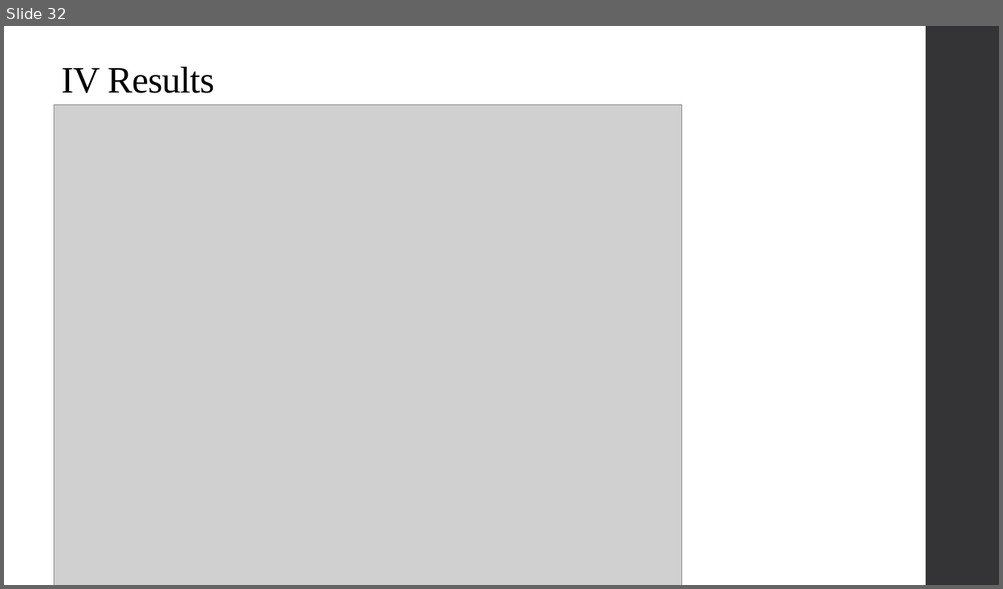
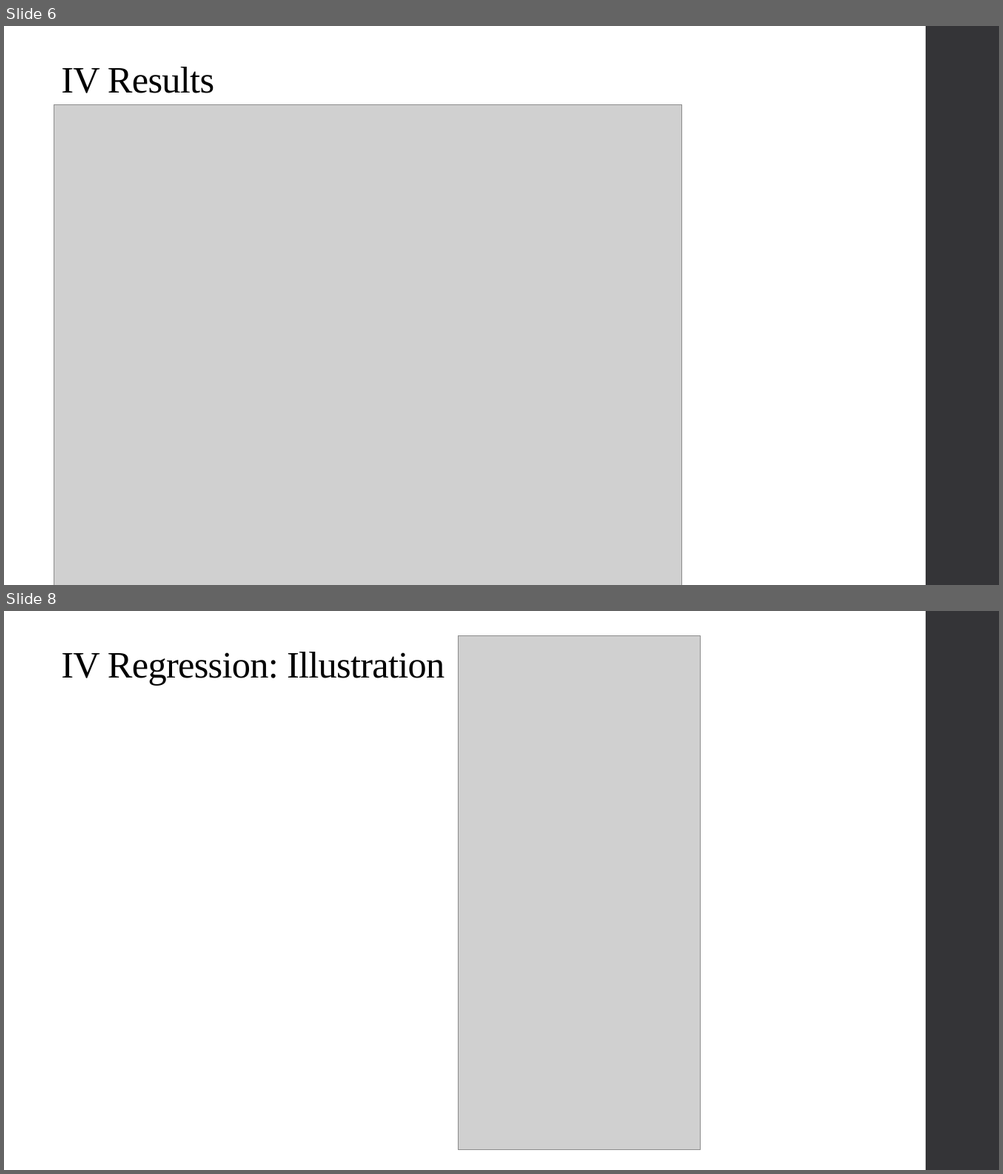
Before and after one commit to alex-hoagland/HAD5744, a slide deck: Lecture08_IV2/Lecture08_IVEstimation2.pptx. Shown one above the other, each under a label of ours: slide 32 before the commit, slides 6 and 8 after it; the slides between them are not shown. The pictures are 1003x589 and 1003x1174 pixels, drawn with LibreOffice and Linux fonts; fonts in the diff are those of the drawing; grey boxes stand for pictures. Boxes give left, top, right and bottom in pixels: in the first picture for what was removed or moved away, otherwise in the second. Text is boxed around its words. In the diff, an @@ line names an element or a change of style, - is before the commit and + after.

```diff
--- a/Lecture08_IV2/Lecture08_IVEstimation2.pptx
+++ b/Lecture08_IV2/Lecture08_IVEstimation2.pptx
@@ slide 8 added at [4,611,999,1170], background #FFFFFF; not listed: 1 template element that a slide beside it also shows @@
@@ title added at [61,652,444,685], 36 pt, text #000000 @@
+IV Regression: Illustration
@@ picture added at [458,635,700,1150] @@
@@ what was slide 32 is now slide 6 @@
```
Also in this commit, not shown: 9 slides changed, 21 other slides added, 3 slides removed, 5 other files.
